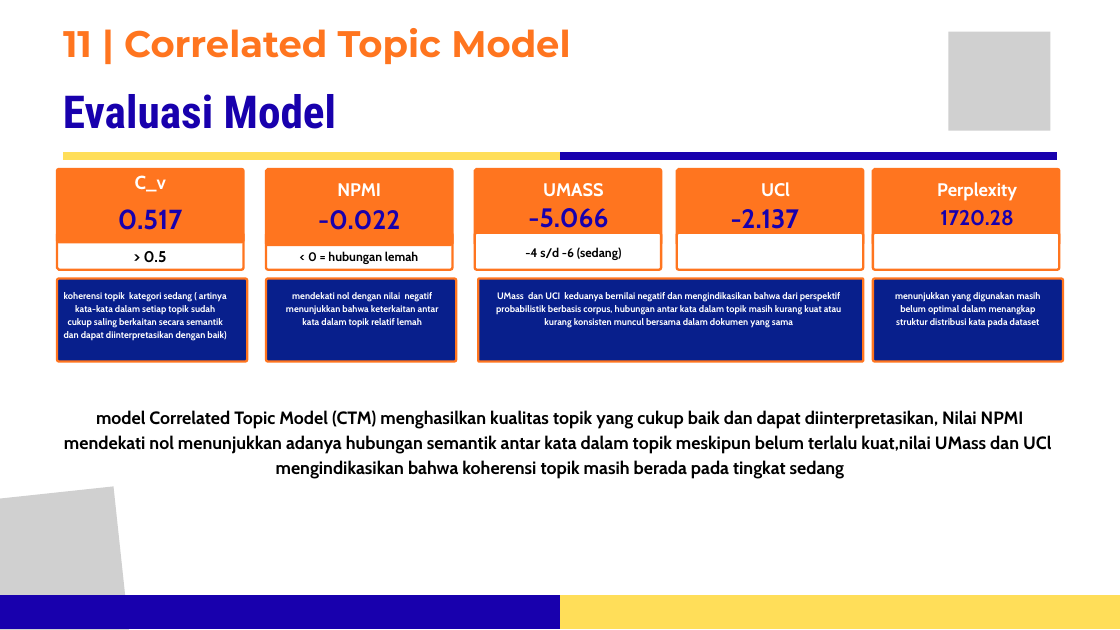
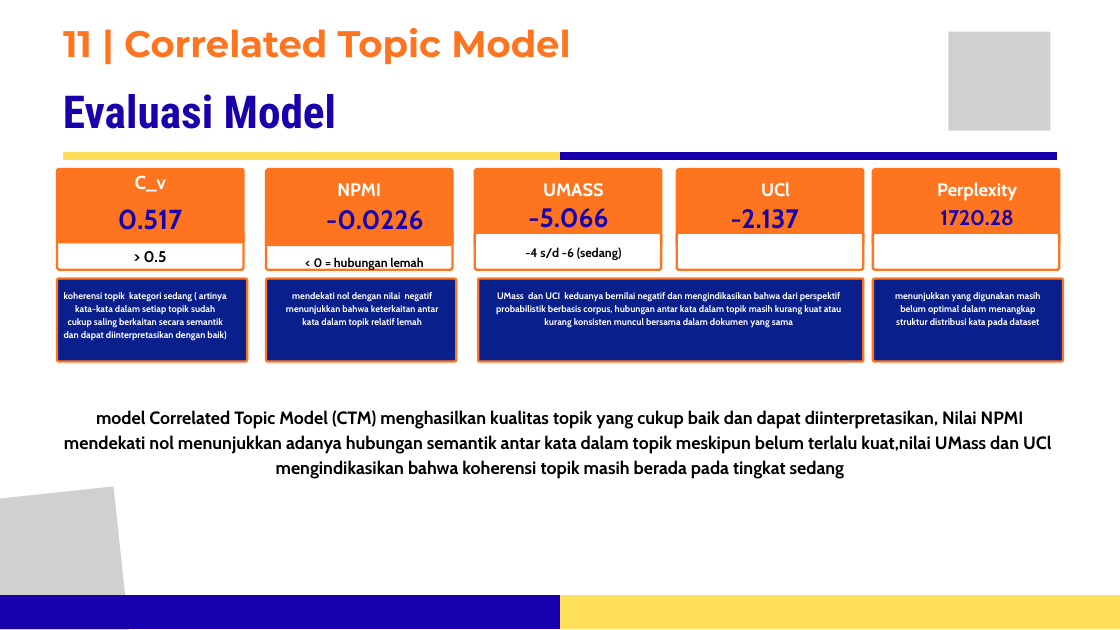
Before and after one commit to ridwan-bvk/karya-ilmiah-master, a slide deck: slide 13 of FINAL PRESENTASI ASEP RIDWAN HIDAYAT.pptx. Drawn at 1120x630 pixels with LibreOffice and Linux fonts; fonts in the diff are those of the drawing; grey boxes stand for pictures. Boxes give left, top, right and bottom in pixels: in the first picture for what was removed or moved away, otherwise in the second. Text is boxed around its words. In the diff, an @@ line names an element or a change of style, - is before the commit and + after.

```diff
--- a/FINAL PRESENTASI ASEP RIDWAN HIDAYAT.pptx
+++ b/FINAL PRESENTASI ASEP RIDWAN HIDAYAT.pptx
@@ text at (326,210,423,230): text changed @@
--0.022
+-0.0226
@@ text "< 0 = hubungan lemah": place and size @@
-text "< 0 = hubungan lemah" at (308,251,418,264)
+text "< 0 = hubungan lemah" at (314,256,423,270)
```
Also in this commit, not shown: 7 other slides changed, 1 other file.
